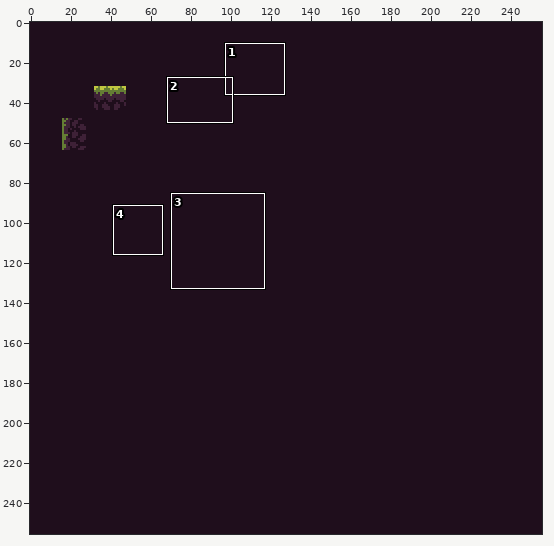
One commit to this pixel-art file: assets/art/mock.ase. The first picture is a wide view before the edit; the outline marks the close-up.
Close-up. Earlier state:
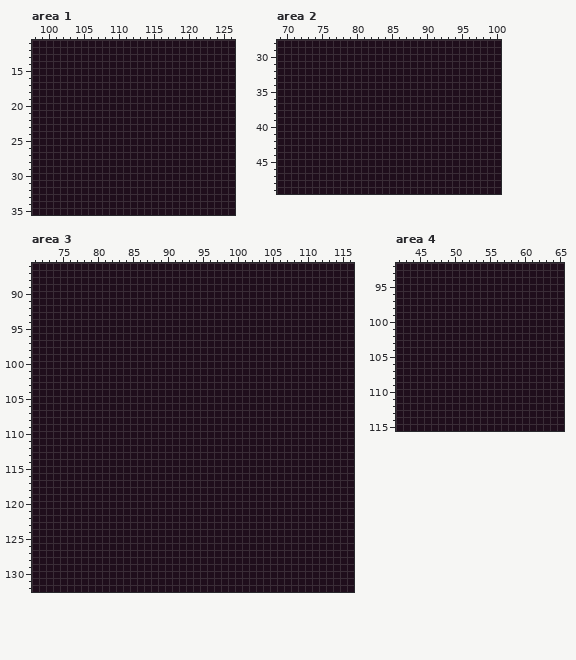
256x256 pixels, 1 frame. Shown: area 1: x 98..126, y 11..35; area 2: x 69..100, y 28..49; area 3: x 71..116, y 86..132; area 4: x 42..65, y 92..115. The commit also changed other parts of the picture, which this record leaves out.
And afterwards:
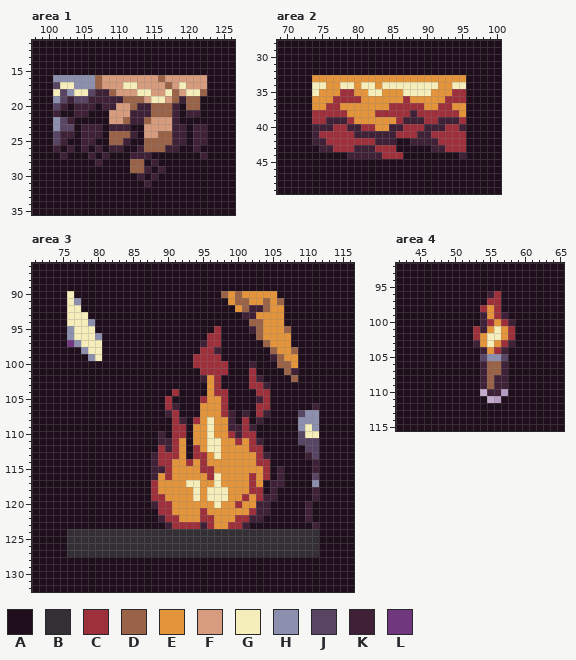
Palette (. is transparent): A #1f0e1c  B #332f35  C #9d303b  D #9a6348  E #e4943a  F #d79b7d  G #f5edba  H #8c8fae  J #584563  K #3e2137  L #70377f
Change:
Area 1:
y 16: x 101..122 AAAAAAAAAAAAAAAAAAAAAA -> HHHHHHDFFFFFFFFDFFFFFF
y 17: x 101..122 AAAAAAAAAAAAAAAAAAAAAA -> JGGHHHDFFFGGFFFFDFGFFF
y 18: x 101..122 AAAAAAAAAAAAAAAAAAAAAA -> GJHGGJKKDFFFGGFFGDFGGD
y 19: x 101..121 AAAAAAAAAAAAAAAAAAAAA -> HJKJJKKKKKDDDFGGFDKDD
y 20: x 101..102 AA -> JK; x 104..106 AAA -> KKK; x 108..118 AAAAAAAAAAA -> KKFFDKKDDDK; x 120..121 AA -> DD
y 21: x 101 A -> K; x 104..105 AA -> KK; x 109..118 AAAAAAAAAA -> FFFKKKDDDK; x 120..121 AA -> KK
y 22: x 101..103 AAA -> HJK; x 109..118 AAAAAAAAAA -> FFDKKDFFFK
y 23: x 101..103 AAA -> HJJ; x 105..107 AAA -> KKK; x 109..111 AAA -> KKK; x 114..119 AAAAAA -> FFFFKK; x 121..122 AA -> KK
y 24: x 101..103 AAA -> JKK; x 105..107 AAA -> KKK; x 109..112 AAAA -> DDDK; x 114..119 AAAAAA -> FFDDKK; x 121..122 AA -> KK
y 25: x 101..102 AA -> JK; x 105..106 AA -> KK; x 109..111 AAA -> DDK; x 114..119 AAAAAA -> DDDDKK; x 121..122 AA -> KK
y 26: x 101 A -> K; x 103 A -> K; x 105 A -> K; x 107 A -> K; x 109..110 AA -> KK; x 113..118 AAAAAA -> KDDDKK; x 121 A -> K
y 27: x 102 A -> K; x 106 A -> K; x 108 A -> K; x 112..114 AAA -> KKK; x 122 A -> K
y 28: x 107 A -> K; x 112..113 AA -> DD; x 115 A -> K
y 29: x 112..114 AAA -> DDK; x 116 A -> K
y 30: x 113 A -> K; x 115 A -> K
y 31: x 114 A -> K
Area 2:
y 33: x 74..95 AAAAAAAAAAAAAAAAAAAAAA -> EEEEEEEEEEEEEEEEEEEEEE
y 34: x 74..95 AAAAAAAAAAAAAAAAAAAAAA -> GGEEGGEGGEGGGGGGGGEEGG
y 35: x 74..95 AAAAAAAAAAAAAAAAAAAAAA -> GEEECCEEGGEEEGGGGEEECC
y 36: x 74..95 AAAAAAAAAAAAAAAAAAAAAA -> EEECCCCEEEEEECEEEEECCC
y 37: x 74..95 AAAAAAAAAAAAAAAAAAAAAA -> EECCEEEEEEECCCCCEECCEE
y 38: x 74..95 AAAAAAAAAAAAAAAAAAAAAA -> CCCCCEEEECCCCCKCCCCCCE
y 39: x 74..95 AAAAAAAAAAAAAAAAAAAAAA -> CCKKKCEEEEEECKKKCCKKKC
y 40: x 74..95 AAAAAAAAAAAAAAAAAAAAAA -> KKKCCKKCCEEKKCCCKKKCCK
y 41: x 74..95 AAAAAAAAAAAAAAAAAAAAAA -> KCCCCCKKKKKKCCCKKCCCCC
y 42: x 74..85 AAAAAAAAAAAA -> KKCCCCCCCKKK; x 88..95 AAAAAAAA -> KKKKCCCC
y 43: x 75..85 AAAAAAAAAAA -> KKCCCKKKCCC; x 91..95 AAAAA -> KKCCC
y 44: x 79..86 AAAAAAAA -> KKKKKCCC; x 95 A -> K
Area 3:
y 90: x 76 A -> G; x 98..105 AAAAAAAA -> DEDEEEEE
y 91: x 76..77 AA -> GH; x 99..106 AAAAAAAA -> EDDEEDED
y 92: x 76..77 AA -> GG; x 100..106 AAAAAAA -> EDKKDEE
y 93: x 76..78 AAA -> GGG; x 101..106 AAAAAA -> KKEEEE
y 94: x 76..79 AAAA -> GGGH; x 102..106 AAAAA -> DDEEE
y 95: x 76..79 AAAA -> HGGG; x 97 A -> C; x 102..107 AAAAAA -> KDEEED
y 96: x 76..80 AAAAA -> HGGGH; x 96..97 AA -> CC; x 103..107 AAAAA -> DEEEE
y 97: x 76..80 AAAAA -> LHGGG; x 95..97 AAA -> KCC; x 104..107 AAAA -> DEEE
y 98: x 78..80 AAA -> HGG; x 95..97 AAA -> CCK; x 105..108 AAAA -> DEED
y 99: x 79..80 AA -> HG; x 94..97 AAAA -> CCCC; x 105..108 AAAA -> KDEE
y 100: x 94..98 AAAAA -> CCCCC; x 102 A -> K; x 106..108 AAA -> DDE
y 101: x 95..98 AAAA -> CCCC; x 102 A -> C; x 107..108 AA -> DK
y 102: x 95..97 AAA -> KEC; x 102..103 AA -> CK; x 108 A -> D
y 103: x 96..97 AA -> EC; x 102..104 AAA -> CCK
y 104: x 91 A -> C; x 96..98 AAA -> ECC; x 103..104 AA -> CC
y 105: x 90 A -> C; x 95..98 AAAA -> CEEC; x 103..104 AA -> KC
y 106: x 90..91 AA -> CK; x 95..98 AAAA -> EEEC; x 103..104 AA -> CC; x 111 A -> K
y 107: x 90..91 AA -> KC; x 95..99 AAAAA -> EEECK; x 101 A -> K; x 103..104 AA -> CK; x 109..111 AAA -> JHH
y 108: x 91..92 AA -> CK; x 94..99 AAAAAA -> CEGEEK; x 101 A -> C; x 103 A -> K; x 109..111 AAA -> HHH
y 109: x 91..92 AA -> CC; x 94..102 AAAAAAAAA -> EEGEEKKCK; x 109..111 AAA -> HGH
y 110: x 89 A -> K; x 91..92 AA -> CC; x 94..102 AAAAAAAAA -> EEGEECKCC; x 109..111 AAA -> JGG
y 111: x 89..92 AAAA -> KKCE; x 94..103 AAAAAAAAAA -> EEGGEECECK; x 109..111 AAA -> JJJ
y 112: x 89..92 AAAA -> CKCE; x 94..103 AAAAAAAAAA -> CEGGEEEECC; x 110..111 AA -> JJ
y 113: x 88..92 AAAAA -> KCCCE; x 94..104 AAAAAAAAAAA -> CCEGEEEEECK; x 110..111 AA -> KJ
y 114: x 88..104 AAAAAAAAAAAAAAAAA -> KCCEECECEEEEEEECC; x 111 A -> K
y 115: x 88..104 AAAAAAAAAAAAAAAAA -> KKCEEEECCEEEEEEEC; x 106 A -> K; x 111 A -> K
y 116: x 88..104 AAAAAAAAAAAAAAAAA -> KECEEEEECGEEEECEC; x 106 A -> K; x 111 A -> J
y 117: x 88..103 AAAAAAAAAAAAAAAA -> CEEEEGGEEGEEEECE; x 105..106 AA -> KK; x 111 A -> H
y 118: x 88..103 AAAAAAAAAAAAAAAA -> CEEEEEGEGGGEEECC; x 105 A -> K; x 111 A -> K
y 119: x 88..105 AAAAAAAAAAAAAAAAAA -> CCEEEEGEGGGEECECKK; x 111 A -> K
y 120: x 88..104 AAAAAAAAAAAAAAAAA -> KCCEEEEEEGEECEEKK; x 110 A -> K
y 121: x 89..104 AAAAAAAAAAAAAAAA -> CCEEEECEEEEEECKK; x 110 A -> K
y 122: x 89..103 AAAAAAAAAAAAAAA -> KCCEEECCEEECCKK; x 110 A -> K
y 123: x 90..101 AAAAAAAAAAAA -> KCCCCKCEECCK; x 111 A -> K
y 124..127: x 76..111 AAAAAAAAAAAAAAAAAAAAAAAAAAAAAAAAAAAA -> BBBBBBBBBBBBBBBBBBBBBBBBBBBBBBBBBBBB
Area 4:
y 96: x 55..56 AA -> KC
y 97: x 55..56 AA -> CC
y 98: x 54..56 AAA -> CEC
y 99: x 54..57 AAAA -> KECK
y 100: x 54..58 AAAAA -> KCECK
y 101: x 53..58 AAAAAA -> CKEGEC
y 102: x 53..58 AAAAAA -> CEGGEC
y 103: x 53..58 AAAAAA -> KEGECK
y 104: x 54..57 AAAA -> KECK
y 105: x 54..57 AAAA -> JHHJ
y 106..107: x 54..57 AAAA -> KDDK
y 108..109: x 54..57 AAAA -> KDKK
y 110: x 54..57 AAAA -> .KK.
y 111: x 55..56 AA -> ..
